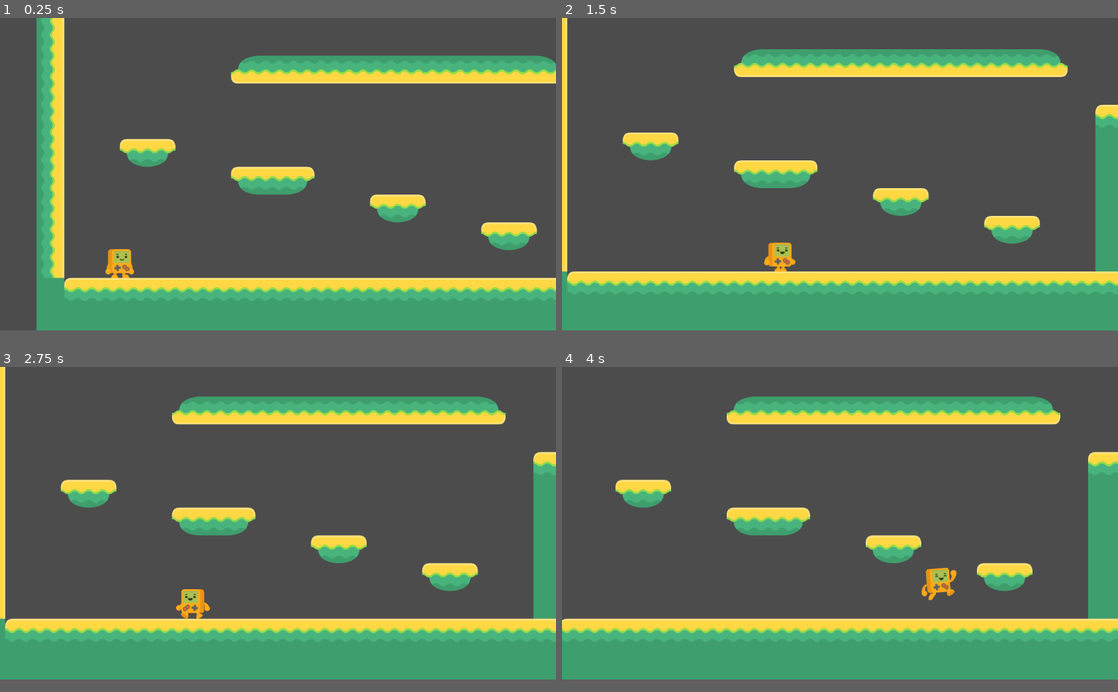
Above: before the commit, frames 1-4 (two rows, left to right).
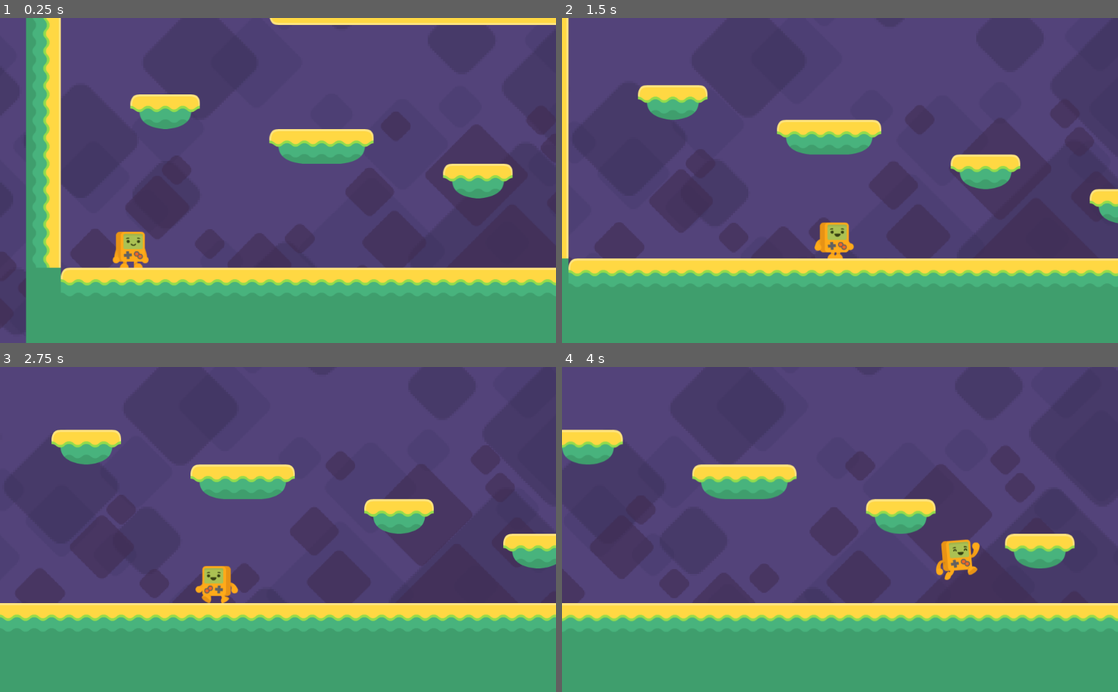
Above: after the commit, the same moments.

Repository: MrMashiro/Godot-2D-Platformer-Roguelite
Game: Godot game, scene res://Level1.tscn
Two runs of this game, one before a commit and one after it. Both use one fixed random seed, a clock stepped at 60 frames per second and the inputs below. The project has no main scene, so this scene is started directly.
Inputs:
- Up to frame 1 (0.25 s): no input
- Up to frame 2 (1.5 s): hold Right (right) from 0.53 s (still down); tap Space (jump) at 0.77 s
- Up to frame 3 (2.75 s): tap Space (jump) at 1.52 s; release Right (right) at 2.03 s; hold Left (left) from 2.03 s (still down)
- Up to frame 4 (4 s): release Left (left) at 2.78 s; hold Right (right) from 2.78 s (still down); tap Space (jump) at 3.02, 3.77 s
In our replay, the window is 800x450 before the commit and 800x468 after it. These sizes can differ from the game's own. Grey fills any space a smaller window leaves; there, only what the larger window draws over its background counts as a difference.

The runs differ from the first frame. In frame 1, 77% of the frame differs, in the area x 0-100%, y 0-100%; in frame 2, 75%; in frame 3, 74%; in frame 4, 74%.

Commit message:
Episode 8
Thanks for watching! In this Godot Game Engine tutorial I cover:
- Adding a Parallax Background (with multiple layers using Sprite images into your game
- Setting up parallax layers so that they correctly dynamically repeat ("mirror") in the game's background
- Setting up movement scale for each layer so that the layers move at different speeds
- Adjusting (modulate) the color and transparency of layers

Diff:
--- a/2D Platformer Roguelite/Level1.tscn
+++ b/2D Platformer Roguelite/Level1.tscn
@@ -8,6 +8,8 @@
 [ext_resource path="res://ASSETS/WorldTiles/tileYellow_06.png" type="Texture" id=6]
 [ext_resource path="res://ASSETS/WorldTiles/tileYellow_17.png" type="Texture" id=7]
 [ext_resource path="res://pass_through_tileset.tres" type="TileSet" id=8]
+[ext_resource path="res://ASSETS/background/set2_background.png" type="Texture" id=9]
+[ext_resource path="res://ASSETS/background/set2_tiles.png" type="Texture" id=10]
 
 [sub_resource type="RectangleShape2D" id=8]
 extents = Vector2( 128, 32 )
@@ -189,7 +191,7 @@
 position = Vector2( 192.141, 360.877 )
 
 [node name="Camera2D" type="Camera2D" parent="Player"]
-position = Vector2( 0, -100 )
+position = Vector2( 1.18921, -27.4584 )
 current = true
 limit_left = 52
 limit_top = -300
@@ -202,3 +204,46 @@
 drag_margin_left = 0.3
 drag_margin_right = 0.3
 editor_draw_limits = true
+
+[node name="ParallaxBackground" type="ParallaxBackground" parent="."]
+
+[node name="Purple Sky" type="ParallaxLayer" parent="ParallaxBackground"]
+motion_mirroring = Vector2( 1280, 960 )
+
+[node name="Sprite" type="Sprite" parent="ParallaxBackground/Purple Sky"]
+position = Vector2( 62.7577, -185.251 )
+scale = Vector2( 2, 2 )
+texture = ExtResource( 9 )
+centered = false
+
+[node name="Back Blocks" type="ParallaxLayer" parent="ParallaxBackground"]
+modulate = Color( 0, 0, 0, 0.145098 )
+motion_scale = Vector2( 0.25, 0.25 )
+motion_offset = Vector2( 0, -1000 )
+motion_mirroring = Vector2( 2560, 1920 )
+
+[node name="Sprite" type="Sprite" parent="ParallaxBackground/Back Blocks"]
+scale = Vector2( 4, 4 )
+texture = ExtResource( 10 )
+centered = false
+
+[node name="Middle Blocks" type="ParallaxLayer" parent="ParallaxBackground"]
+modulate = Color( 0.490196, 0.603922, 0.611765, 0.156863 )
+motion_scale = Vector2( 0.4, 0.4 )
+motion_offset = Vector2( 0, -500 )
+motion_mirroring = Vector2( 1600, 1200 )
+
+[node name="Sprite" type="Sprite" parent="ParallaxBackground/Middle Blocks"]
+scale = Vector2( 2.5, 2.5 )
+texture = ExtResource( 10 )
+centered = false
+
+[node name="Nearby Blocks" type="ParallaxLayer" parent="ParallaxBackground"]
+modulate = Color( 0.709804, 0.603922, 0.603922, 0.54902 )
+motion_scale = Vector2( 0.7, 0.7 )
+motion_mirroring = Vector2( 1120, 840 )
+
+[node name="Sprite" type="Sprite" parent="ParallaxBackground/Nearby Blocks"]
+scale = Vector2( 1.75, 1.75 )
+texture = ExtResource( 10 )
+centered = false
--- a/2D Platformer Roguelite/project.godot
+++ b/2D Platformer Roguelite/project.godot
@@ -22,11 +22,6 @@
 
 config/name="2D Platformer Roguelite"
 config/icon="res://icon.png"
-
-[display]
-
-window/size/width=1280
-window/size/height=720
 
 [input]
 
Binary file added: 2D Platformer Roguelite/ASSETS/background/set2_background.png
Not shown, added: 2D Platformer Roguelite/ASSETS/background/set2_background.png.import
Binary file added: 2D Platformer Roguelite/ASSETS/background/set2_tiles.png
Not shown, added: 2D Platformer Roguelite/ASSETS/background/set2_tiles.png.import
Not shown: 1 places in 2D Platformer Roguelite/Level1.tscn that only renumber resources
